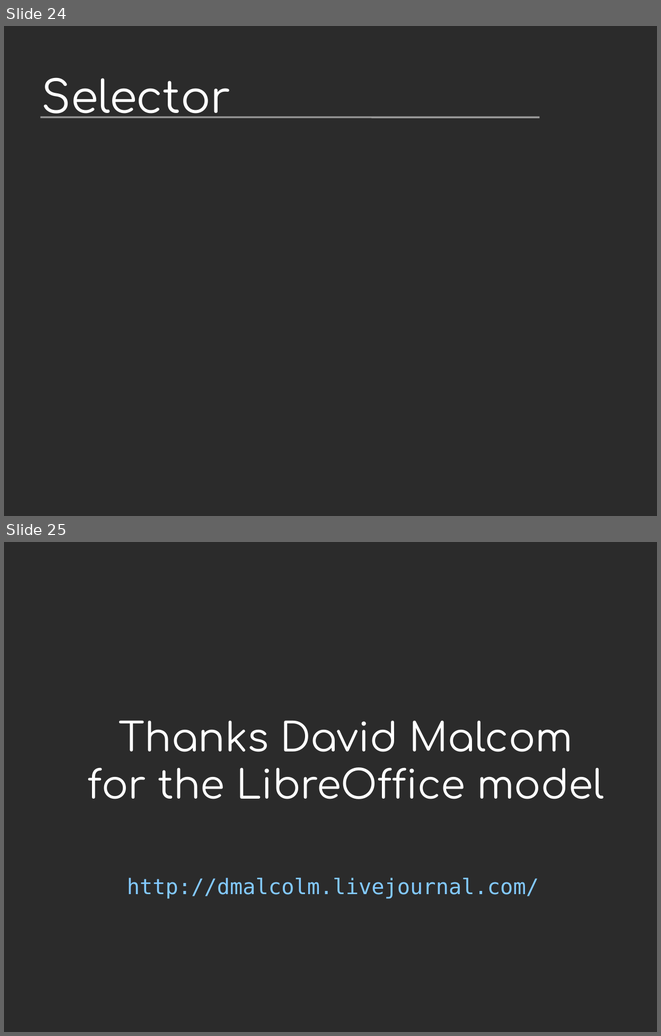
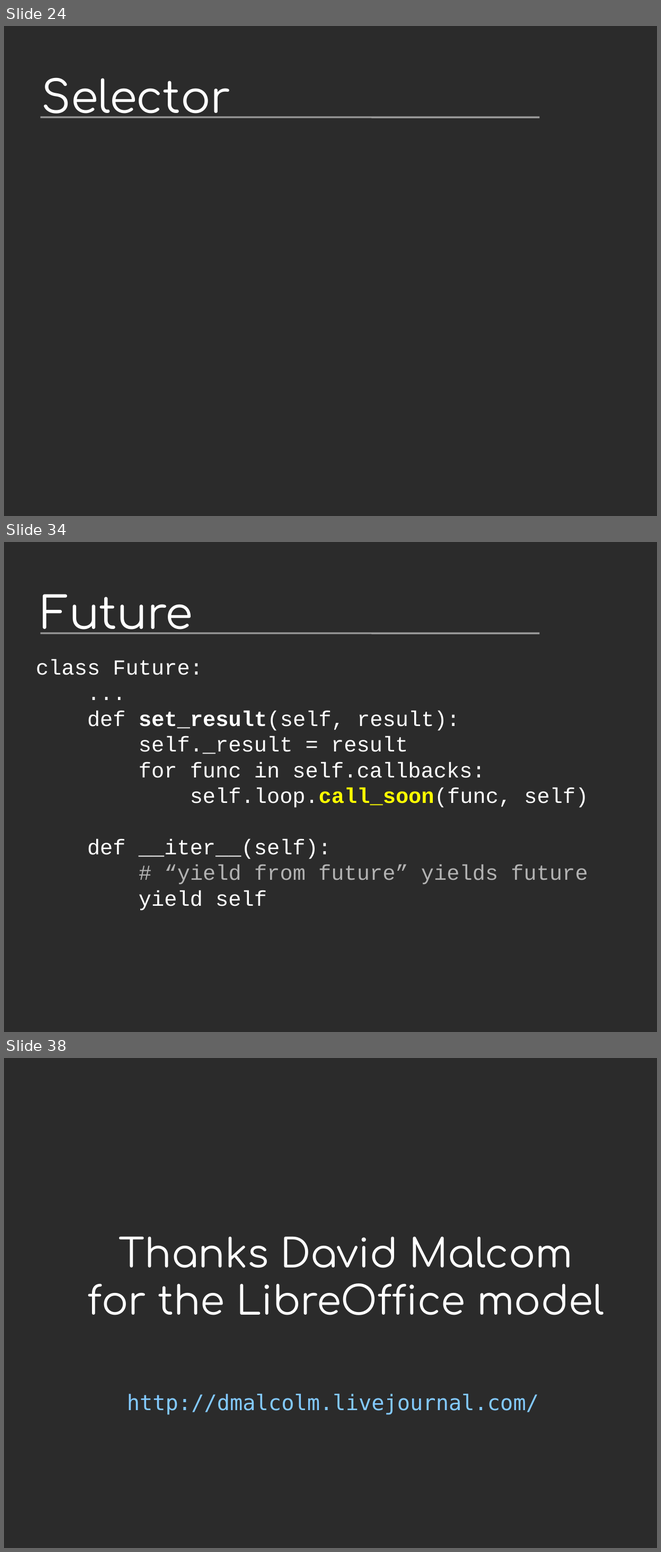
Before and after one commit to vstinner/talks, a slide deck: 2014-Pycon-Lyon/asyncio.odp. Shown one above the other, each under a label of ours: slides 24 and 25 before the commit, slides 24, 34 and 38 after it; the slides between them are not shown. The pictures are 661x1036 and 661x1552 pixels, drawn with LibreOffice and Linux fonts; fonts in the diff are those of the drawing; background and template pictures are left out; a plain dark background stands for a picture behind light text. Boxes give left, top, right and bottom in pixels: in the first picture for what was removed or moved away, otherwise in the second. Text is boxed around its words. In the diff, an @@ line names an element or a change of style, - is before the commit and + after.

```diff
--- a/2014-Pycon-Lyon/asyncio.odp
+++ b/2014-Pycon-Lyon/asyncio.odp
@@ slide 34 added at box(4, 542, 657, 1032), background picture (left out); not listed: 1 template element that a slide beside it also shows @@
@@ title added at box(42, 594, 193, 634), 54 pt, text #FFFFFF @@
+Future
@@ text added at box(36, 659, 588, 910), 26 pt, text #FFFFFF @@
+class Future:
+...
+def set_result(self, result):
+self._result = result
+for func in self.callbacks:
+self.loop.call_soon(func, self)
+def __iter__(self):
+# “yield from future” yields future
+yield self
@@ what was slide 25 is now slide 38 @@
```
Also in this commit, not shown: 1 slide changed, 12 other slides added, 5 other files.
